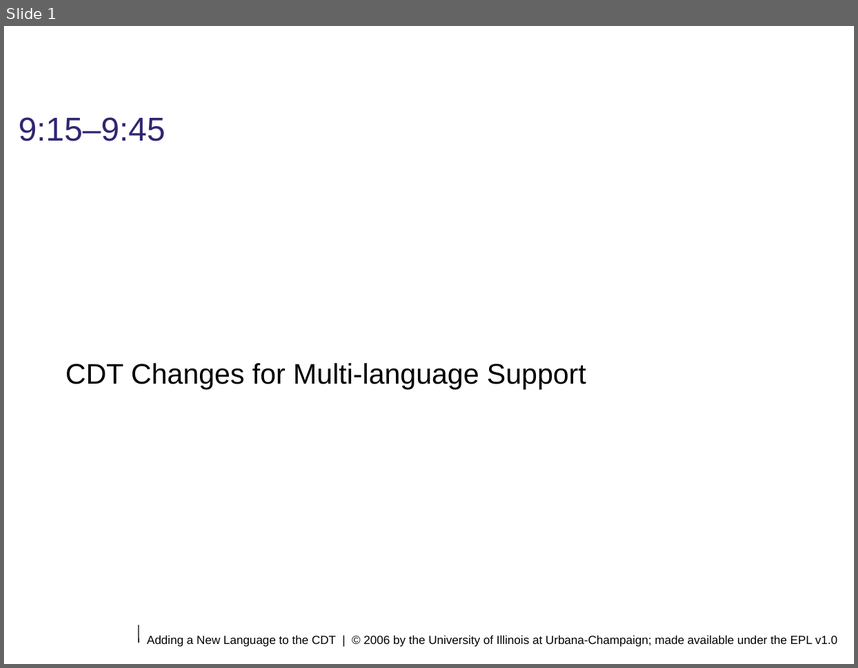
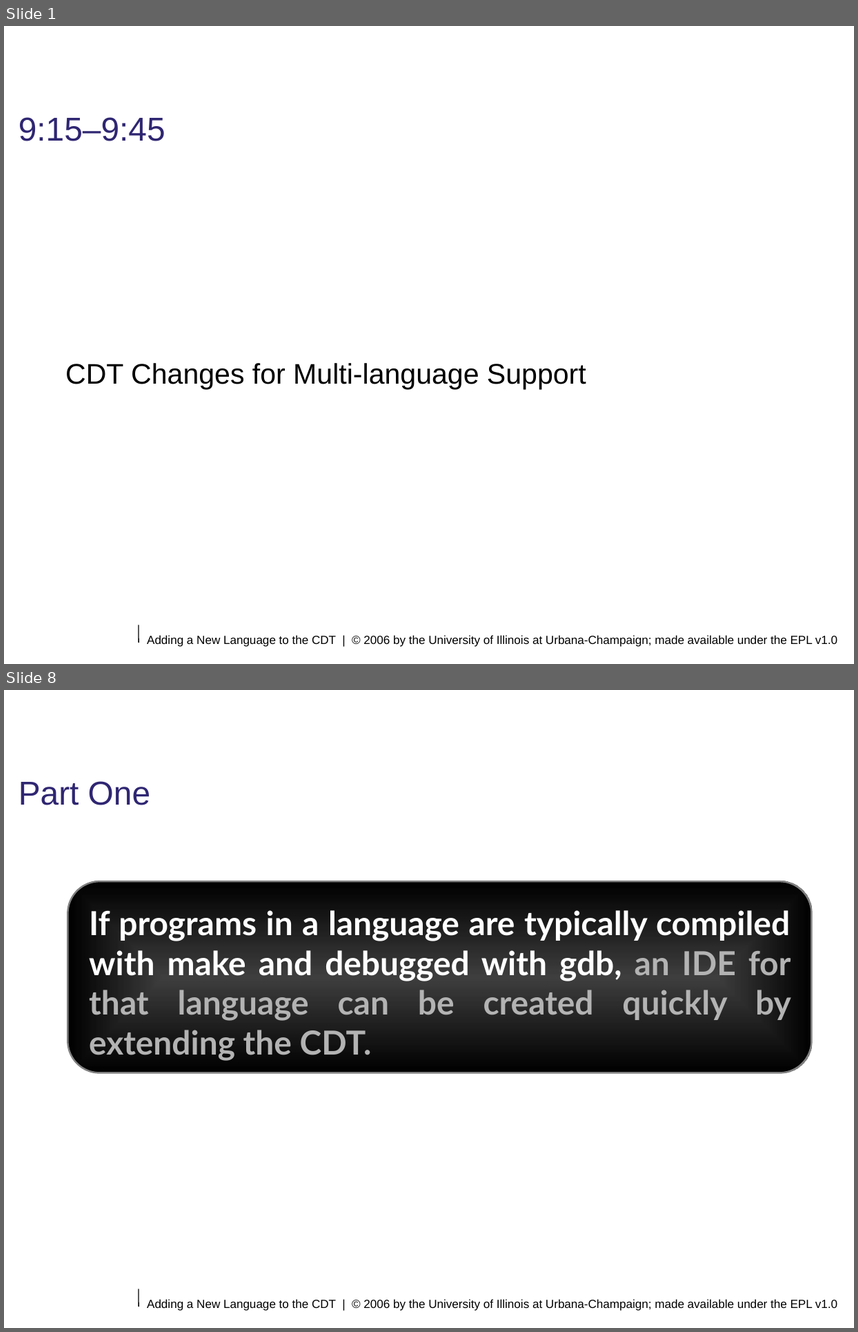
Before and after one commit to eclipse-ptp/ptp.photran, a slide deck: org.eclipse.photran-dev-docs/eclipsecon-2006/cdt-changes-for-multilanguage-support.odp. Shown one above the other, each under a label of ours: slide 1 before the commit, slides 1 and 8 after it; the slides between them are not shown. The pictures are 858x668 and 858x1332 pixels, drawn with LibreOffice and Linux fonts; fonts in the diff are those of the drawing; background and template pictures are left out. Boxes give left, top, right and bottom in pixels: in the first picture for what was removed or moved away, otherwise in the second. Text is boxed around its words. In the diff, an @@ line names an element or a change of style, - is before the commit and + after.

```diff
--- a/org.eclipse.photran-dev-docs/eclipsecon-2006/cdt-changes-for-multilanguage-support.odp
+++ b/org.eclipse.photran-dev-docs/eclipsecon-2006/cdt-changes-for-multilanguage-support.odp
@@ slide 8 added at (x1=4, y1=690, x2=854, y2=1328), background #FFFFFF; not listed: 2 template elements that a slide beside it also shows @@
@@ title added at (x1=18, y1=781, x2=150, y2=805), 28 pt, text #2F2672 @@
+Part One
@@ rounded rectangle added at (x1=67, y1=881, x2=811, y2=1072), fill gradient #000000, outline #808080 1.45 pt @@
@@ text added at (x1=89, y1=910, x2=791, y2=1061), 28 pt, text #FFFFFF, bold @@
+If programs in a language are typically compiled with make and debugged with gdb, an IDE for that language can be created quickly by extending the CDT.
```
Also in this commit, not shown: 20 other slides added.
